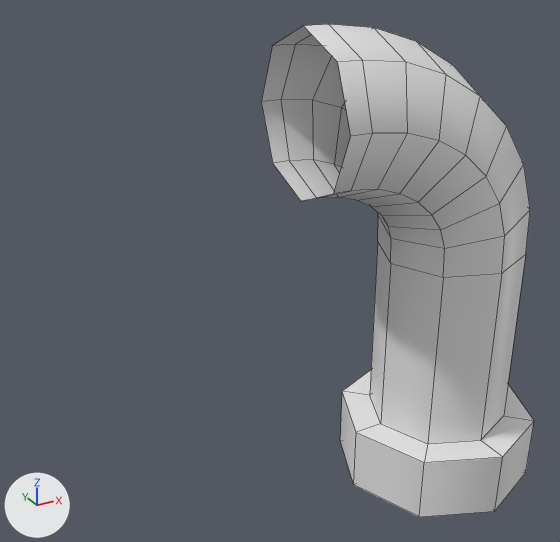
Renders of the FBX model Assets/CrowdMatch/Models/RailingC.fbx from each side of a commit.
Rendered twice from a 50 mm camera at (-0.478, -0.569, 0.563) aimed at (-0.148, 0.031, 0.263). The lights are fixed; the arrows at lower left show +X, +Y and +Z. The older version comes first. Mesh edges are drawn as thin lines. Where no turn or scale is listed for an object, it has been applied to the vertices.

In view in the first picture: 'RailingC'.
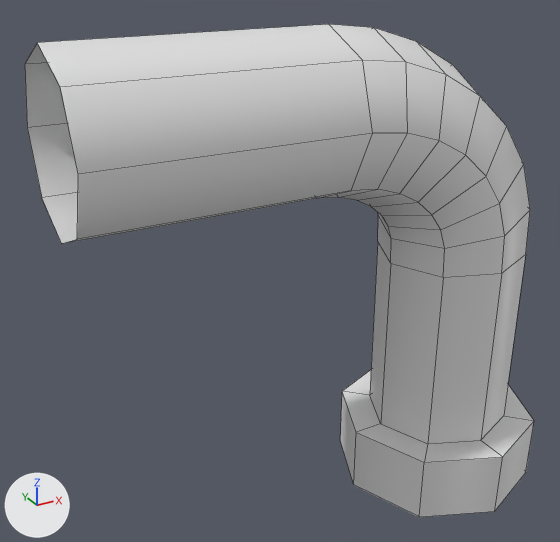
The newer file is also turned or shifted as a whole; pictures and numbers use the older file's frame.

Pixel boxes (x1, y1, x2, y2) of what changed, in the pictures (560 x 542 px; the box of a moved part takes in the faces that stretch with it):
'RailingC', reshaped (86% wider)
    before: (261, 24, 534, 517)
    after: (25, 24, 534, 517)
part 1 of me_mesh, moved or reshaped
    before: (261, 24, 372, 201)
    after: (25, 24, 372, 244)

The change in detail:
me_mesh is used by ob_railingc; location (0.0, 0.0, 0.0).
me_mesh had 104 vertices, 96 faces and spanned x -0.143..0.143, y -0.107..0.107, z 0.0..0.492.
me_mesh now has 96 vertices, 88 faces and spans x -0.357..0.143, y -0.107..0.107, z 0.0..0.492.
Part 1, on me_mesh:
8 vertices are removed from x -0.143, y -0.075..0.075, z 0.342..0.492.
8 faces are deleted.
8 vertices are added at x -0.357, y -0.075..0.075, z 0.342..0.492.
8 new faces join them.
Other edits to the shape of me_mesh do not show in these pictures.
